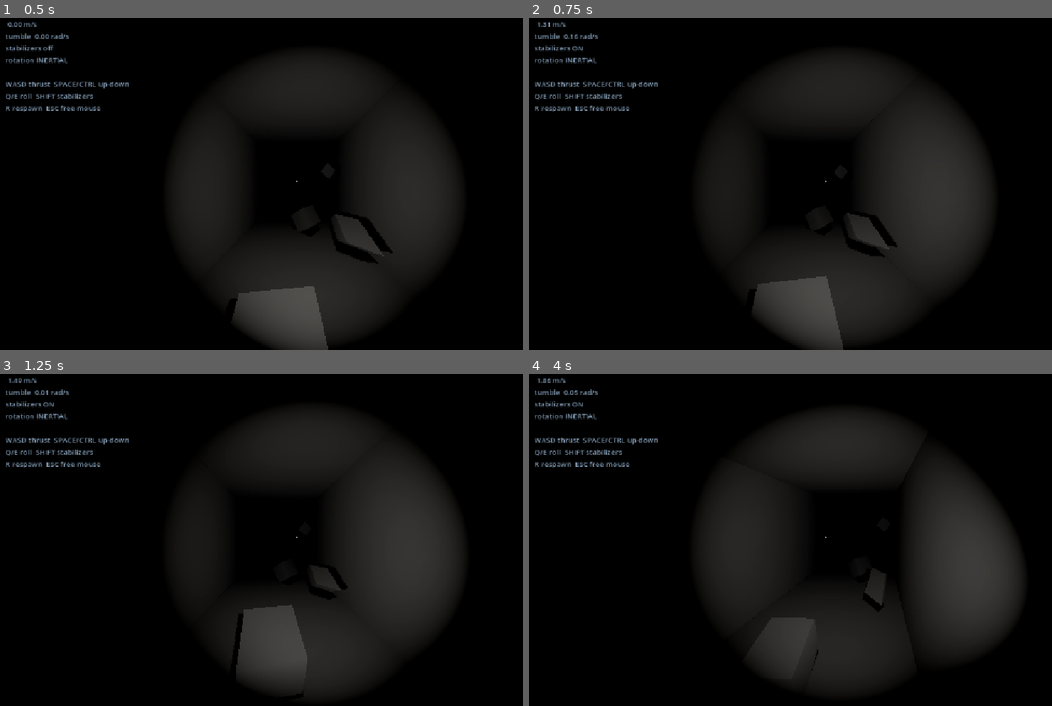
Above: before the commit, frames 1-4 (two rows, left to right).
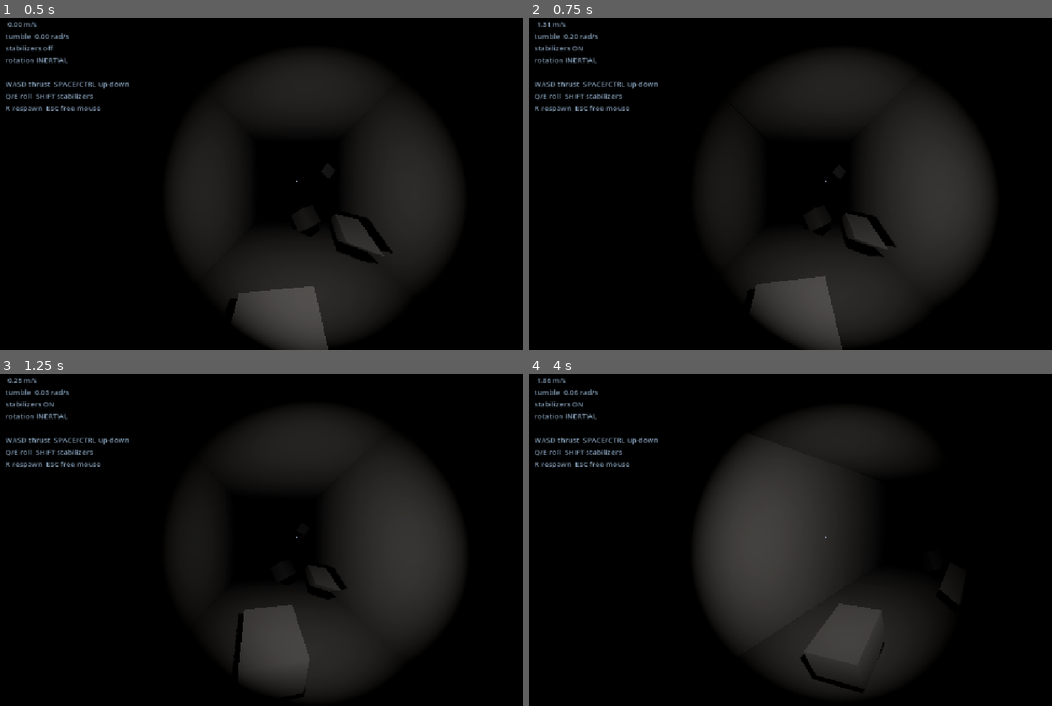
Above: after the commit, the same moments.

Repository: Screwloose-Games/back-in-the-game-jam
Game: Godot game, scene res://prototypes/navigation/navigation_prototype.tscn
Two runs of this game, one before a commit and one after it. Both use one fixed random seed, a clock stepped at 60 frames per second and the inputs below. The project has no main scene, so this scene is started directly.
Inputs (mouse positions are in pixels of both pictures, inside the frame that each line leads up to):
- Up to frame 1 (0.5 s): no input
- Up to frame 2 (0.75 s): tap Enter at 0.5 s; move the mouse to (858, 180) at 0.52 s; hold S (thrust_back) from 0.53 s (still down); hold Shift (stabilize) from 0.53 s (still down)
- Up to frame 3 (1.25 s): keep holding S (thrust_back); keep holding Shift (stabilize)
- Up to frame 4 (4 s): keep holding S (thrust_back); move the mouse to (795, 540) at 1.27 s; release Shift (stabilize) at 1.28 s; tap Shift (stabilize) at 1.35, 2.85 s; move the mouse to (842, 530) at 2.02 s; hold Shift (stabilize) 2.03-2.78 s; move the mouse to (816, 543) at 2.77 s; move the mouse to (868, 540) at 3.52 s; hold Shift (stabilize) from 3.53 s (still down)

Frame 1 is identical in both runs. In frame 2, 0.2% of the frame differs, in the area x 7-71%, y 4-100%; in frame 3, 0.1%; in frame 4, 18%, in the area x 8-95%, y 4-95%.

Commit message:
improved collision quality

Diff:
--- a/prototypes/navigation/prototype_hud.gd
+++ b/prototypes/navigation/prototype_hud.gd
@@ -18,9 +18,9 @@
 
 func _ready() -> void:
 	_rotation_mode_name = PrototypeKnobs.RotationMode.keys()[PrototypeKnobs.ROTATION_MODE]
-	# DIRECT mode never accumulates angular velocity, so a tumble gauge there
-	# would sit at zero forever and read as broken.
-	_shows_tumble = PrototypeKnobs.ROTATION_MODE == PrototypeKnobs.RotationMode.INERTIAL
+	# Both modes can accumulate spin now that impacts write to it, so the
+	# tumble gauge is live regardless of mode.
+	_shows_tumble = true
 
 	_player = get_node_or_null(player_path) as ZeroGPlayer
 	if _player == null:
--- a/prototypes/navigation/prototype_knobs.gd
+++ b/prototypes/navigation/prototype_knobs.gd
@@ -47,8 +47,11 @@
 ## counter it (raw tumble), and as it climbs the spin dies sooner after you
 ## stop moving the mouse, approaching DIRECT. Spin decays to roughly 5% of its
 ## peak after 3 / ANGULAR_DRAG seconds, so 3.0 settles in about a second.
-## INERTIAL only.
-const ANGULAR_DRAG := 1.0
+##
+## Applies in both modes, because collisions put spin on the body in DIRECT
+## too. At 0.0 an impact leaves you tumbling until you counter it or hit the
+## stabilizers, in either mode.
+const ANGULAR_DRAG := 0
 
 ## Fraction of drift speed shed per second while stabilizers (Shift) are held.
 const LINEAR_STABILIZER_RATE := 4.0
@@ -57,10 +60,22 @@
 ## INERTIAL only - in DIRECT mode there is no spin to arrest.
 const ANGULAR_STABILIZER_RATE := 5.0
 
-## Fraction of speed kept on the frame an impact begins. Lower bites harder.
-const COLLISION_ENERGY_RETAINED := 0.6
+## How much of the into-the-wall speed is thrown back out again on impact.
+## 0.0 absorbs the hit dead, 1.0 is a perfect elastic bounce. This is what
+## makes a wall deflect you instead of just taxing your speed.
+const COLLISION_RESTITUTION := 0.35
 
-## Fraction of speed shed per second while scraping along a surface.
+## How much of the along-the-wall speed is scrubbed off on impact. 0.0 is a
+## frictionless skate along the surface, 1.0 stops the sliding dead.
+const COLLISION_FRICTION := 0.25
+
+## How strongly the friction at a contact point twists the body. This is what
+## makes a glancing blow set you spinning rather than sliding off level. 0.0
+## disables impact spin entirely.
+const COLLISION_SPIN_TRANSFER := 1.5
+
+## Fraction of speed shed per second while still scraping along a surface
+## after the initial impact has been resolved.
 const SCRAPE_FRICTION := 1.5
 #endregion
 
--- a/prototypes/navigation/zero_g_player.gd
+++ b/prototypes/navigation/zero_g_player.gd
@@ -51,8 +51,11 @@
 	stabilizers_engaged = Input.is_action_pressed("stabilize")
 	_update_orientation(delta)
 	_update_velocity(delta)
+	# move_and_slide reports what was hit but resolves contact its own way, so
+	# the approach velocity has to be kept to compute the bounce afterwards.
+	var approach_velocity := velocity
 	move_and_slide()
-	_resolve_surface_contact(delta)
+	_resolve_surface_contact(delta, approach_velocity)
 
 
 ## Returns the current drift speed in metres per second.
@@ -89,34 +92,46 @@
 	_accumulated_mouse_motion = Vector2.ZERO
 	var roll_input := Input.get_axis("roll_left", "roll_right")
 
-	if PrototypeKnobs.ROTATION_MODE == PrototypeKnobs.RotationMode.DIRECT:
-		_rotate_about_own_axes(
-			-mouse_motion.y * PrototypeKnobs.MOUSE_SENSITIVITY,
-			-mouse_motion.x * PrototypeKnobs.MOUSE_SENSITIVITY,
-			-roll_input * PrototypeKnobs.ROLL_RATE * delta
-		)
-		return
-
-	var aim_gain := PrototypeKnobs.MOUSE_SENSITIVITY * PrototypeKnobs.ANGULAR_ACCELERATION
-	angular_velocity.x += -mouse_motion.y * aim_gain
-	angular_velocity.y += -mouse_motion.x * aim_gain
-	angular_velocity.z += -roll_input * PrototypeKnobs.ROLL_RATE * delta
-	angular_velocity = angular_velocity.limit_length(PrototypeKnobs.MAX_ANGULAR_SPEED)
-
-	# Passive drag runs whether or not anything is held. It is what keeps a
-	# flick from spinning you indefinitely; stabilizers then brake on top.
+	var is_inertial := PrototypeKnobs.ROTATION_MODE == PrototypeKnobs.RotationMode.INERTIAL
+	if is_inertial:
+		var aim_gain := PrototypeKnobs.MOUSE_SENSITIVITY * PrototypeKnobs.ANGULAR_ACCELERATION
+		angular_velocity.x += -mouse_motion.y * aim_gain
+		angular_velocity.y += -mouse_motion.x * aim_gain
+		angular_velocity.z += -roll_input * PrototypeKnobs.ROLL_RATE * delta
+		angular_velocity = angular_velocity.limit_length(PrototypeKnobs.MAX_ANGULAR_SPEED)
+
+	_damp_angular_velocity(delta)
+
+	# Both modes carry angular_velocity, because impacts write to it. DIRECT
+	# additionally steers straight from the mouse on top of whatever spin a
+	# collision has left you with; INERTIAL has already folded aim into it.
+	var aim_pitch := 0.0
+	var aim_yaw := 0.0
+	var aim_roll := 0.0
+	if not is_inertial:
+		aim_pitch = -mouse_motion.y * PrototypeKnobs.MOUSE_SENSITIVITY
+		aim_yaw = -mouse_motion.x * PrototypeKnobs.MOUSE_SENSITIVITY
+		aim_roll = -roll_input * PrototypeKnobs.ROLL_RATE * delta
+
+	_rotate_about_own_axes(
+		aim_pitch + angular_velocity.x * delta,
+		aim_yaw + angular_velocity.y * delta,
+		aim_roll + angular_velocity.z * delta
+	)
+
+
+## Passive drag runs whether or not anything is held; it is what stops a flick
+## or an impact spinning you indefinitely. Stabilizers brake on top of it.
+func _damp_angular_velocity(delta: float) -> void:
+	if angular_velocity.is_zero_approx():
+		return
 	angular_velocity = angular_velocity.lerp(
 		Vector3.ZERO, minf(PrototypeKnobs.ANGULAR_DRAG * delta, 1.0)
 	)
-
 	if stabilizers_engaged:
 		angular_velocity = angular_velocity.lerp(
 			Vector3.ZERO, minf(PrototypeKnobs.ANGULAR_STABILIZER_RATE * delta, 1.0)
 		)
-
-	_rotate_about_own_axes(
-		angular_velocity.x * delta, angular_velocity.y * delta, angular_velocity.z * delta
-	)
 
 
 ## Applies successive rotations about the body's current local axes, so the
@@ -149,13 +164,76 @@
 	velocity = velocity.limit_length(PrototypeKnobs.MAX_SPEED)
 
 
-## Costs the player speed for touching the hull: a one-off hit when an impact
-## starts, then steady friction for as long as they keep scraping. Neither
-## imparts any spin - contact only affects linear velocity.
-func _resolve_surface_contact(delta: float) -> void:
-	var is_touching := get_slide_collision_count() > 0
-	if is_touching and not _was_touching_surface:
-		velocity *= PrototypeKnobs.COLLISION_ENERGY_RETAINED
-	elif is_touching:
+## Resolves a hull contact as an impulse rather than a flat speed penalty.
+##
+## The approach velocity is split into the part driving into the surface and
+## the part running along it. The first is thrown back out scaled by
+## restitution, which is what deflects your heading; the second is scrubbed by
+## friction, and that same friction acts at the contact point rather than at
+## the centre of mass, so it also twists the body.
+##
+## Only the frame an impact begins gets this treatment. Once you are already
+## riding a surface, re-applying restitution every frame would buzz you off a
+## wall you are deliberately thrusting against, so sustained contact falls
+## through to plain friction.
+func _resolve_surface_contact(delta: float, approach_velocity: Vector3) -> void:
+	var contact_count := get_slide_collision_count()
+	if contact_count == 0:
+		_was_touching_surface = false
+		return
+
+	var was_already_touching := _was_touching_surface
+	_was_touching_surface = true
+
+	if was_already_touching:
 		velocity = velocity.lerp(Vector3.ZERO, minf(PrototypeKnobs.SCRAPE_FRICTION * delta, 1.0))
-	_was_touching_surface = is_touching
+		return
+
+	var contact_normal := Vector3.ZERO
+	var contact_point := Vector3.ZERO
+	for index in contact_count:
+		var contact := get_slide_collision(index)
+		contact_normal += contact.get_normal()
+		contact_point += contact.get_position()
+	contact_point /= contact_count
+
+	# Normals that cancel out mean opposing surfaces - wedged, with nowhere to
+	# bounce to. Dump the speed instead of picking a meaningless direction.
+	if contact_normal.length_squared() < 0.0001:
+		velocity = Vector3.ZERO
+		return
+	contact_normal = contact_normal.normalized()
+
+	var closing_speed := approach_velocity.dot(contact_normal)
+	if closing_speed >= 0.0:
+		# Touched a surface without driving into it; nothing to rebound.
+		return
+
+	var into_surface := contact_normal * closing_speed
+	var along_surface := approach_velocity - into_surface
+
+	velocity = (
+		along_surface * (1.0 - PrototypeKnobs.COLLISION_FRICTION)
+		- into_surface * PrototypeKnobs.COLLISION_RESTITUTION
+	)
+
+	_apply_impact_spin(along_surface, contact_point)
+
+
+## Friction acts where the body actually touched, not at its centre, so it
+## applies a torque proportional to that offset. A square-on hit has no lever
+## and produces no spin; a graze has a long one and tumbles you.
+func _apply_impact_spin(along_surface: Vector3, contact_point: Vector3) -> void:
+	if is_zero_approx(PrototypeKnobs.COLLISION_SPIN_TRANSFER):
+		return
+
+	var friction_impulse := -along_surface * PrototypeKnobs.COLLISION_FRICTION
+	var lever_arm := contact_point - global_position
+	var world_torque := lever_arm.cross(friction_impulse)
+
+	# angular_velocity is held in body-local axes, so the torque has to come
+	# back out of world space before it can be added.
+	angular_velocity += (
+		global_transform.basis.inverse() * world_torque * PrototypeKnobs.COLLISION_SPIN_TRANSFER
+	)
+	angular_velocity = angular_velocity.limit_length(PrototypeKnobs.MAX_ANGULAR_SPEED)
